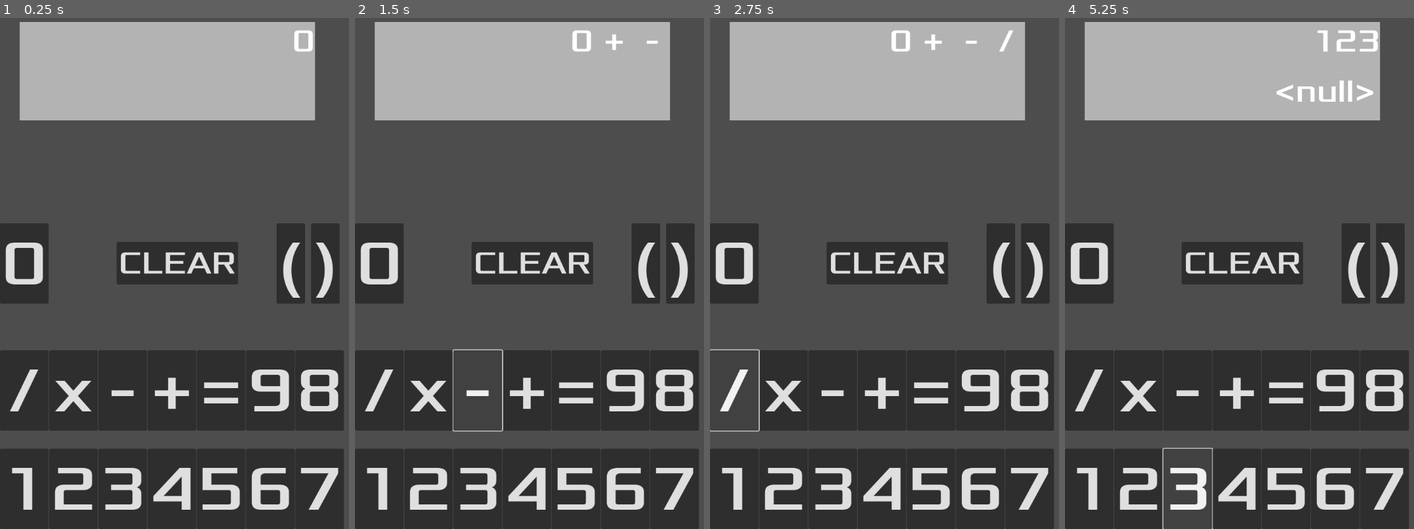
Above: before the commit, frames 1-4 (left to right).
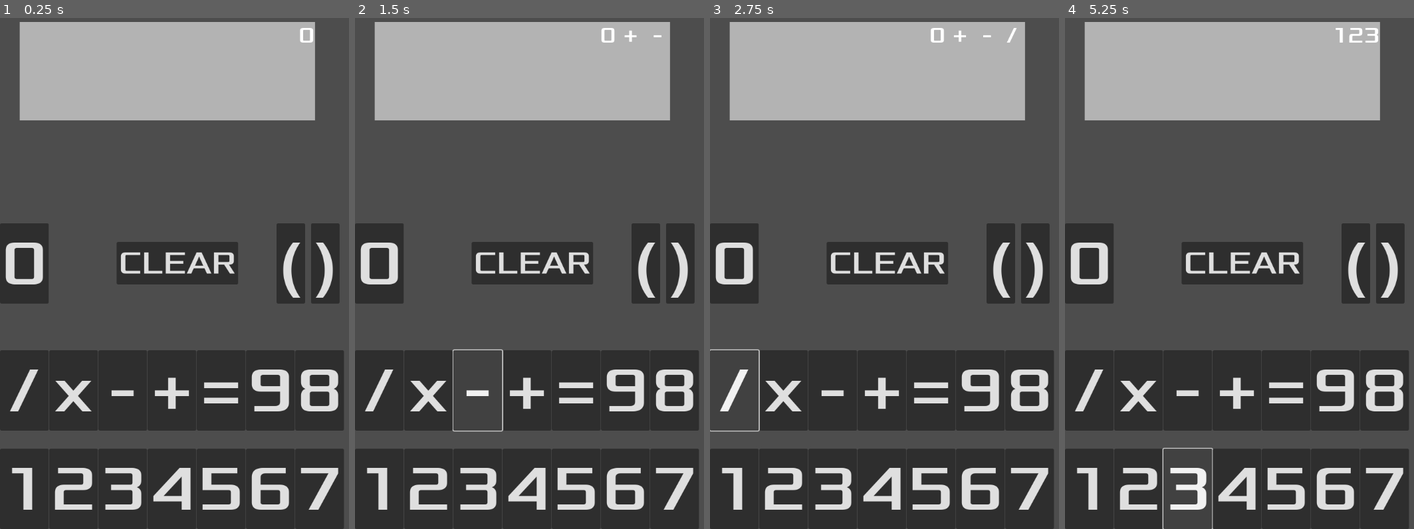
Above: after the commit, the same moments.

Repository: chungsamuel/Calculator
Game: Godot game, scene res://buttons.tscn
Same seed, same stepped clock (60 frames per second), same inputs: the game is played once before the commit and once after it.
Inputs:
- Up to frame 1 (0.25 s): no input
- Up to frame 2 (1.5 s): click "+" at 0.5 s; click "-" at 1.25 s
- Up to frame 3 (2.75 s): click "/" at 2 s
- Up to frame 4 (5.25 s): click "=" at 2.75 s; click "1" at 3.5 s; click "2" at 4.25 s; click "3" at 5 s

The runs differ from the first frame. In frame 1, 0.2% of the frame differs, in the area x 84-90%, y 1-7%; in frame 2, 0.3%; in frame 3, 0.3%; in frame 4, 0.7%, in the area x 60-90%, y 1-17%.
Error before the commit: Invalid call. Nonexistent 'int' constructor. (res://buttons.gd:104)
Error after the commit: Invalid call. Nonexistent 'float' constructor. (res://buttons.gd:104)

Commit message:
added support for floats rounded to 5th decimal
added support for floats in calculations

Diff:
--- a/buttons.gd
+++ b/buttons.gd
@@ -100,26 +100,26 @@
 		else:
 			match next_character:
 				"+":
-					var operand_two = int(value_stack.pop_back())
-					var operand_one = int(value_stack.pop_back())
+					var operand_two = float(value_stack.pop_back())
+					var operand_one = float(value_stack.pop_back())
 					var result = operand_one + operand_two
 					value_stack.push_back(str(result))
 					index += 1
 				"-":
-					var operand_two = int(value_stack.pop_back())
-					var operand_one = int(value_stack.pop_back())
+					var operand_two = float(value_stack.pop_back())
+					var operand_one = float(value_stack.pop_back())
 					var result = operand_one - operand_two
 					value_stack.push_back(str(result))
 					index += 1
 				"*":
-					var operand_two = int(value_stack.pop_back())
-					var operand_one = int(value_stack.pop_back())
+					var operand_two = float(value_stack.pop_back())
+					var operand_one = float(value_stack.pop_back())
 					var result = operand_one * operand_two
 					value_stack.push_back(str(result))
 					index += 1
 				"/":
-					var operand_two = int(value_stack.pop_back())
-					var operand_one = int(value_stack.pop_back())
+					var operand_two = float(value_stack.pop_back())
+					var operand_one = float(value_stack.pop_back())
 					var result = operand_one / operand_two
 					value_stack.push_back(str(result))
 					index += 1
@@ -174,9 +174,9 @@
 	print($input.get_text())
 	var printme = convert_to_postfix($input.get_text())
 	print(printme)
-	var answer = evaluate_postfix(printme)
+	var answer = float(evaluate_postfix(printme))
 	print(answer)
-	$output.text = answer
+	$output.text = String.num(snappedf(answer, 0.0001))
 	$output.show()
 
 
--- a/buttons.tscn
+++ b/buttons.tscn
@@ -218,7 +218,7 @@
 offset_bottom = 249.0
 grow_horizontal = 2
 theme_override_fonts/font = ExtResource("1_uxdyf")
-theme_override_font_sizes/font_size = 64
+theme_override_font_sizes/font_size = 45
 text = "0"
 horizontal_alignment = 2
 clip_text = true
